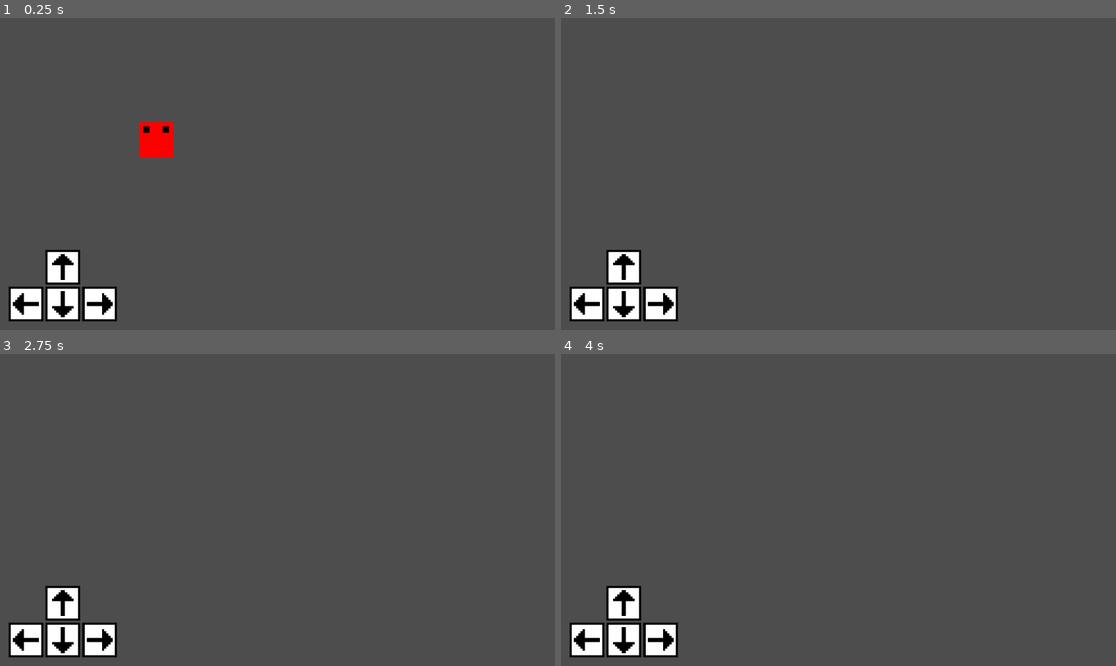
Above: before the commit, frames 1-4 (two rows, left to right).
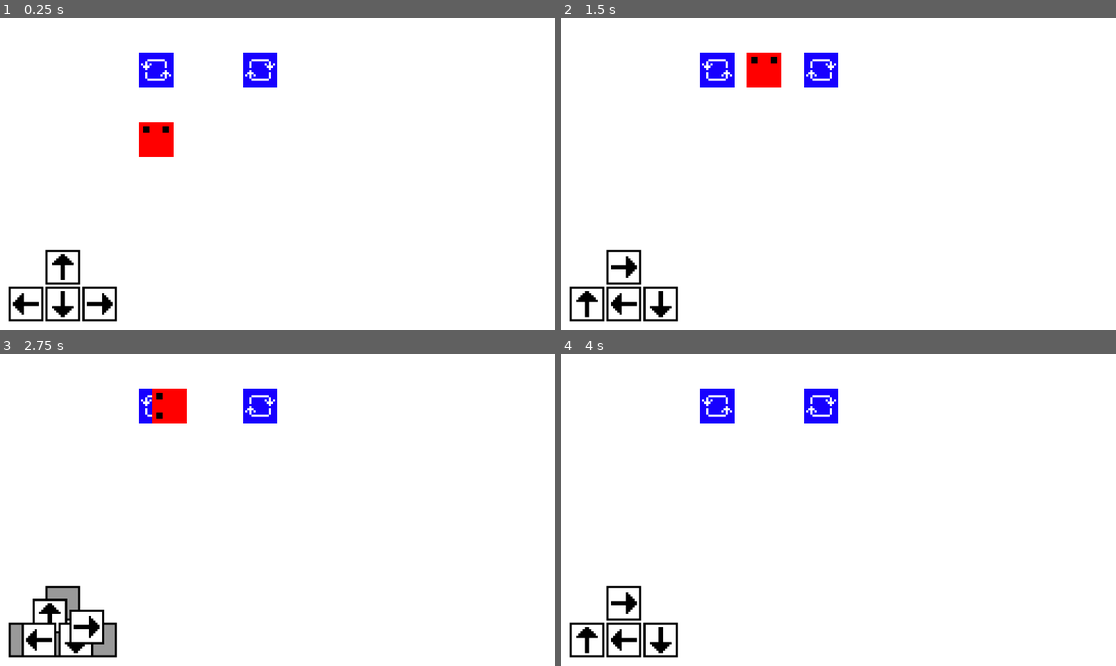
Above: after the commit, the same moments.

Repository: benwayland-cell/very-serious-game-module
Game: Godot game, scene res://test_area.tscn
Same seed, same stepped clock (60 frames per second), same inputs: the game is played once before the commit and once after it.
Inputs:
- Up to frame 1 (0.25 s): no input
- Up to frame 2 (1.5 s): tap Enter at 0.5 s; hold W (up) from 0.53 s (still down)
- Up to frame 3 (2.75 s): release W (up) at 2.03 s; hold A (left) from 2.03 s (still down)
- Up to frame 4 (4 s): release A (left) at 3.53 s; hold S (down) from 3.53 s (still down)

The runs differ from the first frame. In frame 1, 97% of the frame differs, in the area x 0-100%, y 0-100%; in frame 2, 98%; in frame 3, 99%; in frame 4, 98%.

Commit message:
Spiny tiles

Diff:
--- a/controls/scripts/control_ui.gd
+++ b/controls/scripts/control_ui.gd
@@ -34,7 +34,7 @@
 
 
 func _on_player_actions_moved_clockwise() -> void:
-	var animation_time := 0.5
+	var animation_time := PlayerActions.spin_animation_time
 	up_slot.animate_moving_to(right_slot.global_position, animation_time)
 	right_slot.animate_moving_to(down_slot.global_position, animation_time)
 	down_slot.animate_moving_to(left_slot.global_position, animation_time)
@@ -42,7 +42,7 @@
 
 
 func _on_player_actions_moved_counter_clockwise() -> void:
-	var animation_time := 0.5
+	var animation_time := PlayerActions.spin_animation_time
 	up_slot.animate_moving_to(left_slot.global_position, animation_time)
 	right_slot.animate_moving_to(up_slot.global_position, animation_time)
 	down_slot.animate_moving_to(right_slot.global_position, animation_time)
--- a/player/player.gd
+++ b/player/player.gd
@@ -19,6 +19,8 @@
 
 
 func _ready() -> void:
+	spin_timer.wait_time = PlayerActions.spin_animation_time
+
 	PlayerActions.player = self
 	PlayerActions.moved_clockwise.connect(_on_player_actions_moved_clockwise)
 	PlayerActions.moved_counter_clockwise.connect(_on_player_actions_moved_counter_clockwise)
--- a/player/player.tscn
+++ b/player/player.tscn
@@ -7,6 +7,7 @@
 size = Vector2(16, 16)
 
 [node name="Player" type="CharacterBody2D" unique_id=1769404413]
+z_index = 1
 script = ExtResource("1_rkbax")
 
 [node name="Sprite2D" type="Sprite2D" parent="." unique_id=375395728]
@@ -22,6 +23,5 @@
 
 [node name="SpinTimer" type="Timer" parent="." unique_id=2105848305]
 unique_name_in_owner = true
-wait_time = 0.5
 
 [connection signal="timeout" from="SpinTimer" to="." method="_on_spin_timer_timeout"]
--- a/player/player_actions.gd
+++ b/player/player_actions.gd
@@ -3,6 +3,7 @@
 signal moved_clockwise
 signal moved_counter_clockwise
 
+@export var spin_animation_time: float = 0.5
 
 enum Actions {NONE, MOVE_UP, MOVE_DOWN, MOVE_LEFT, MOVE_RIGHT}
 
--- a/test_area.tscn
+++ b/test_area.tscn
@@ -2,8 +2,24 @@
 
 [ext_resource type="PackedScene" uid="uid://ci51e2m6thx53" path="res://player/player.tscn" id="1_64fjj"]
 [ext_resource type="PackedScene" uid="uid://dmrkm8hf1oqtt" path="res://controls/control_ui.tscn" id="2_rfpkf"]
+[ext_resource type="PackedScene" uid="uid://c14hx8cevuhx" path="res://tiles/spin_tiles/counter_clockwise_tile.tscn" id="3_6fnve"]
+[ext_resource type="PackedScene" uid="uid://dtjxav8p2dpbb" path="res://tiles/spin_tiles/clockwise_tile.tscn" id="4_od0h0"]
 
 [node name="TestArea" type="Node2D" unique_id=1459302497]
+
+[node name="ColorRect" type="ColorRect" parent="." unique_id=942034113]
+anchors_preset = 8
+anchor_left = 0.5
+anchor_top = 0.5
+anchor_right = 0.5
+anchor_bottom = 0.5
+offset_right = 256.0
+offset_bottom = 144.0
+grow_horizontal = 2
+grow_vertical = 2
+size_flags_horizontal = 4
+size_flags_vertical = 4
+mouse_filter = 2
 
 [node name="Player" parent="." unique_id=1769404413 instance=ExtResource("1_64fjj")]
 position = Vector2(64, 48)
@@ -14,3 +30,9 @@
 offset_top = 100.0
 offset_bottom = 144.0
 grow_vertical = 2
+
+[node name="CounterClockwiseTile" parent="." unique_id=210857048 instance=ExtResource("3_6fnve")]
+position = Vector2(64, 16)
+
+[node name="CounterClockwiseTile2" parent="." unique_id=390887035 instance=ExtResource("4_od0h0")]
+position = Vector2(112, 16)
--- /dev/null
+++ b/tiles/spin_tiles/clockwise_tile.tscn
@@ -0,0 +1,21 @@
+[gd_scene format=3 uid="uid://dtjxav8p2dpbb"]
+
+[ext_resource type="Script" uid="uid://dy4g07447y2j1" path="res://tiles/spin_tiles/scripts/clockwise_tile.gd" id="1_lqdmf"]
+[ext_resource type="Texture2D" uid="uid://cw4pvf0vg2eqs" path="res://tiles/spin_tiles/Counter Clockwise.png" id="2_i6hj5"]
+
+[sub_resource type="RectangleShape2D" id="RectangleShape2D_ljn27"]
+size = Vector2(12, 12)
+
+[node name="CounterClockwiseTile" type="Area2D" unique_id=210857048]
+script = ExtResource("1_lqdmf")
+
+[node name="Sprite2D" type="Sprite2D" parent="." unique_id=1080925969]
+position = Vector2(8, 8)
+scale = Vector2(-1, 1)
+texture = ExtResource("2_i6hj5")
+
+[node name="CollisionShape2D" type="CollisionShape2D" parent="." unique_id=1305830731]
+position = Vector2(8, 8)
+shape = SubResource("RectangleShape2D_ljn27")
+
+[connection signal="body_entered" from="." to="." method="_on_body_entered"]
--- /dev/null
+++ b/tiles/spin_tiles/counter_clockwise_tile.tscn
@@ -0,0 +1,20 @@
+[gd_scene format=3 uid="uid://c14hx8cevuhx"]
+
+[ext_resource type="Script" uid="uid://b24d43s8880h8" path="res://tiles/spin_tiles/scripts/counter_clockwise_tile.gd" id="1_a4pc0"]
+[ext_resource type="Texture2D" uid="uid://cw4pvf0vg2eqs" path="res://tiles/spin_tiles/Counter Clockwise.png" id="1_iep53"]
+
+[sub_resource type="RectangleShape2D" id="RectangleShape2D_ljn27"]
+size = Vector2(12, 12)
+
+[node name="CounterClockwiseTile" type="Area2D" unique_id=210857048]
+script = ExtResource("1_a4pc0")
+
+[node name="Sprite2D" type="Sprite2D" parent="." unique_id=1080925969]
+position = Vector2(8, 8)
+texture = ExtResource("1_iep53")
+
+[node name="CollisionShape2D" type="CollisionShape2D" parent="." unique_id=1305830731]
+position = Vector2(8, 8)
+shape = SubResource("RectangleShape2D_ljn27")
+
+[connection signal="body_entered" from="." to="." method="_on_body_entered"]
--- /dev/null
+++ b/tiles/spin_tiles/scripts/clockwise_tile.gd
@@ -0,0 +1,13 @@
+extends Area2D
+
+func _on_body_entered(body: Node2D) -> void:
+	if not body is Player:
+		return
+
+	PlayerActions.move_clockwise()
+	var tween: Tween = create_tween()
+	tween.tween_property(
+		body, "global_position",
+		global_position,
+		PlayerActions.spin_animation_time
+	)
--- /dev/null
+++ b/tiles/spin_tiles/scripts/counter_clockwise_tile.gd
@@ -0,0 +1,13 @@
+extends Area2D
+
+func _on_body_entered(body: Node2D) -> void:
+	if not body is Player:
+		return
+
+	PlayerActions.move_counter_clockwise()
+	var tween: Tween = create_tween()
+	tween.tween_property(
+		body, "global_position",
+		global_position,
+		PlayerActions.spin_animation_time
+	)
Binary file added: tiles/spin_tiles/Counter Clockwise.png
Not shown, added: tiles/spin_tiles/Counter Clockwise.png.import
Not shown, added: tiles/spin_tiles/scripts/clockwise_tile.gd.uid
Not shown, added: tiles/spin_tiles/scripts/counter_clockwise_tile.gd.uid
